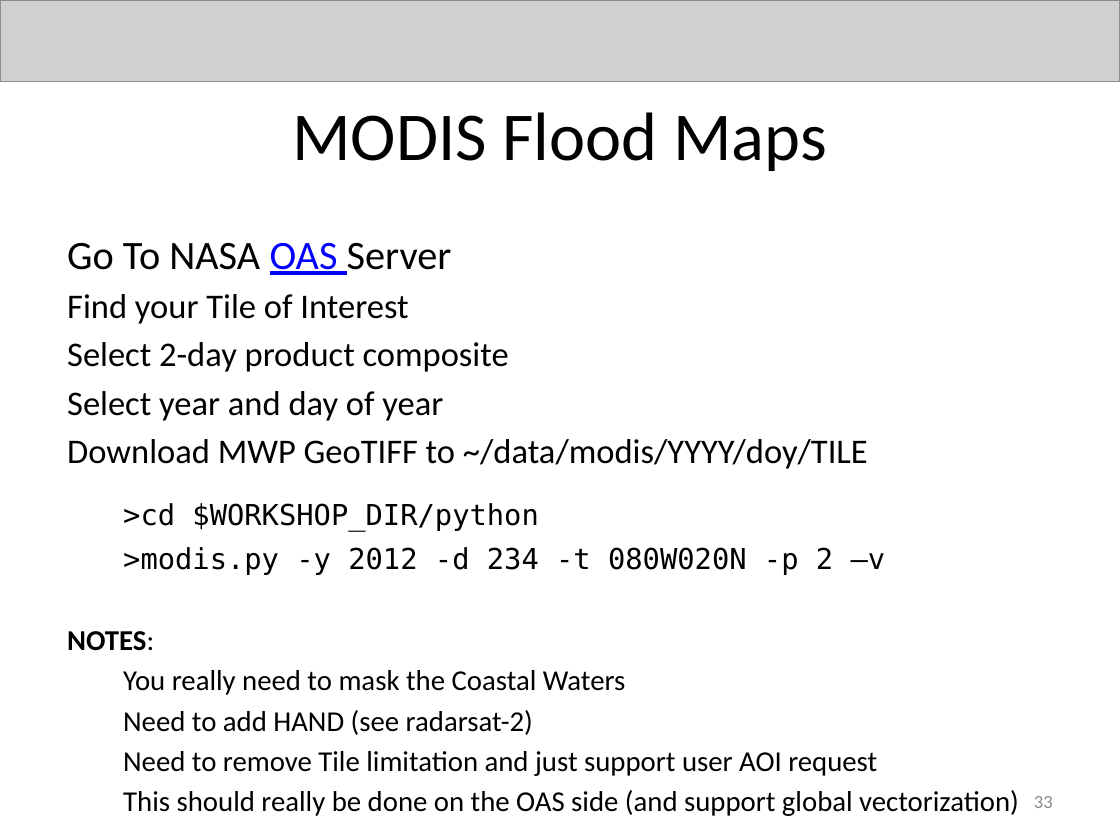
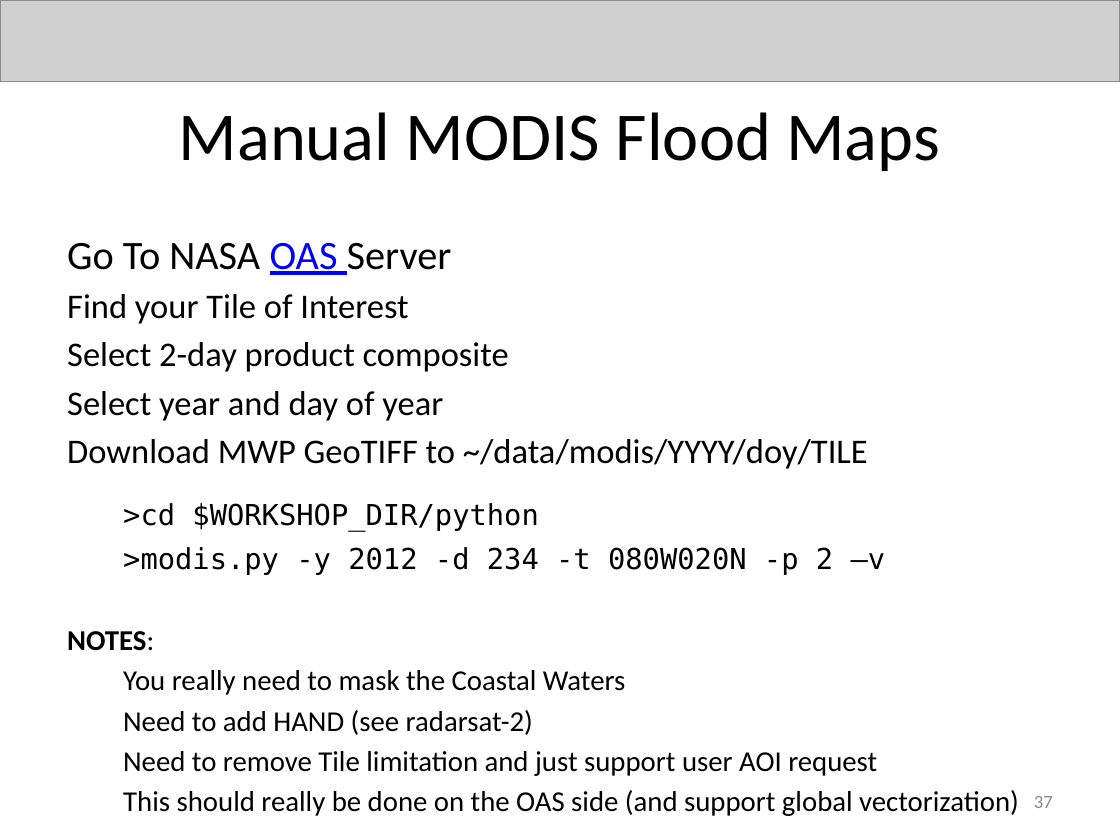
Before and after one commit to vightel/FloodMapsWorkshop, a slide deck: slide 37 of FloodMappingWorkshop.pptx (slide 33 before the commit). Drawn at 1120x840 pixels with LibreOffice and Linux fonts; fonts in the diff are those of the drawing; grey boxes stand for pictures. Boxes give left, top, right and bottom in pixels: in the first picture for what was removed or moved away, otherwise in the second. Text is boxed around its words. In the diff, an @@ line names an element or a change of style, - is before the commit and + after.

```diff
--- a/FloodMappingWorkshop.pptx
+++ b/FloodMappingWorkshop.pptx
@@ title at box(179, 112, 940, 171): text changed @@
-MODIS Flood Maps
+Manual MODIS Flood Maps
@@ page number at box(1034, 796, 1053, 808): text changed @@
-33
+37
```
Also in this commit, not shown: 11 other slides changed, 5 slides added, 9 other files.
